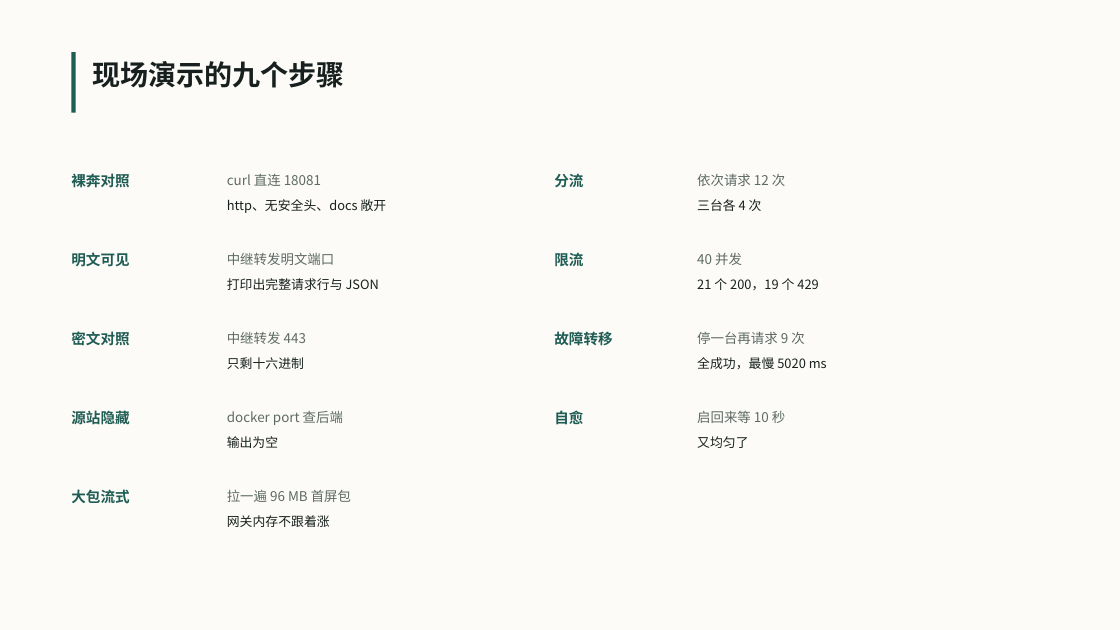
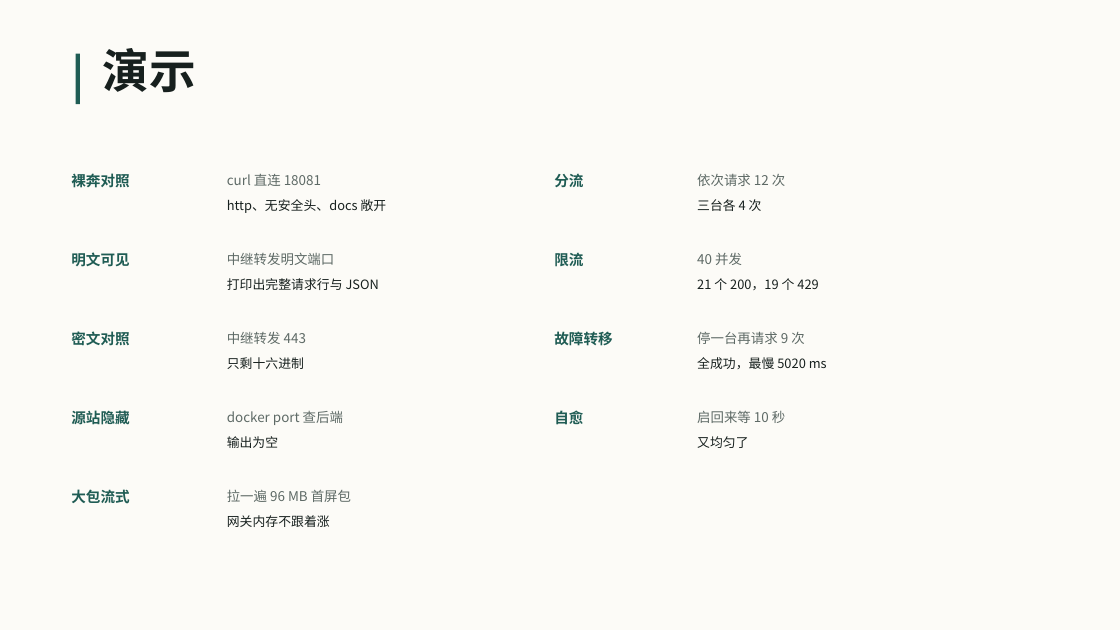
Before and after one commit to VesselPaper/symbiont, a slide deck: slide 20 of share/技术分享-应用代理与负载均衡.pptx. Drawn at 1120x630 pixels with LibreOffice and Linux fonts; fonts in the diff are those of the drawing. Boxes give left, top, right and bottom in pixels: in the first picture for what was removed or moved away, otherwise in the second. Text is boxed around its words. In the diff, an @@ line names an element or a change of style, - is before the commit and + after.

```diff
--- a/share/技术分享-应用代理与负载均衡.pptx
+++ b/share/技术分享-应用代理与负载均衡.pptx
@@ rectangle resized from (x1=71, y1=52, x2=76, y2=113) to (x1=76, y1=54, x2=80, y2=104) @@
@@ text at (x1=102, y1=48, x2=195, y2=93): text changed; size 24 to 40 pt @@
-现场演示的九个步骤
+演示
```
Also in this commit, not shown: 17 other slides changed, 1 slide added, 1 slide removed, 2 other files.
